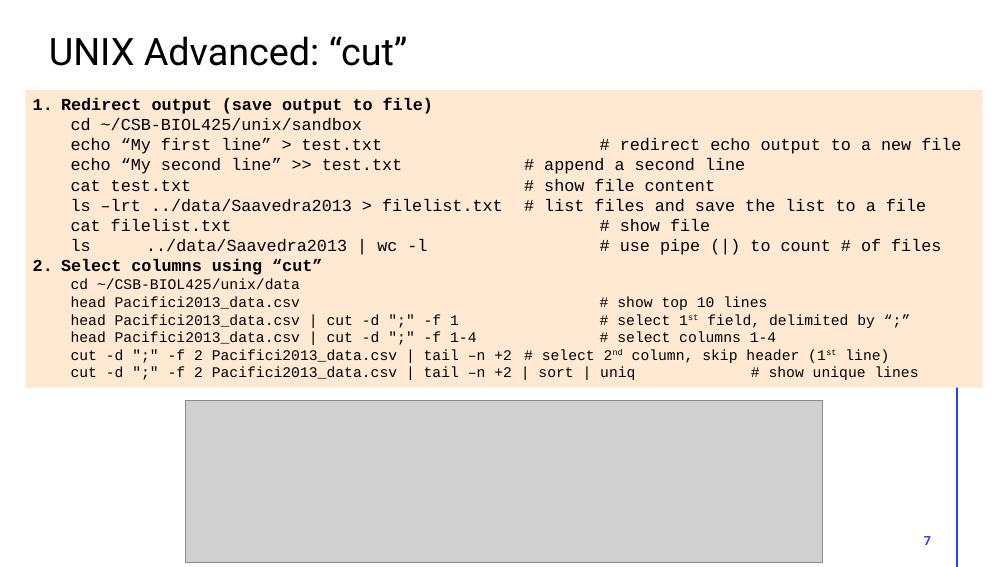
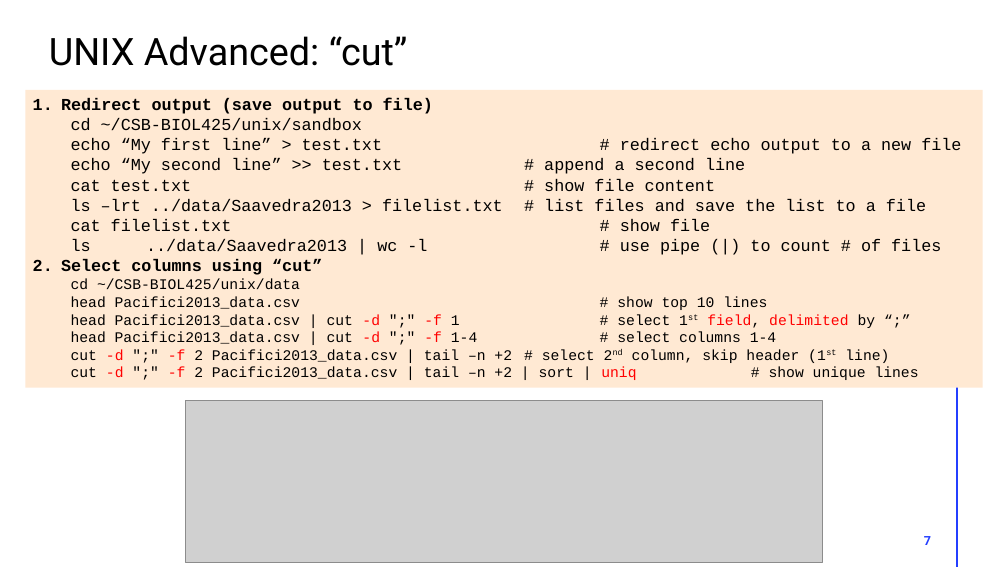
Before and after one commit to weigangq/CSB, a slide deck: slide 7 of lecture-slides/part-1-intro-unix.pptx. Drawn at 1008x567 pixels with LibreOffice and Linux fonts; fonts in the diff are those of the drawing; grey boxes stand for pictures. Boxes give left, top, right and bottom in pixels: in the first picture for what was removed or moved away, otherwise in the second. Text is boxed around its words. In the diff, an @@ line names an element or a change of style, - is before the commit and + after.

```diff
--- a/lecture-slides/part-1-intro-unix.pptx
+++ b/lecture-slides/part-1-intro-unix.pptx
@@ text in rectangle at box(71, 314, 919, 380): text colour #000000 to #FF0000 in "-d -f field, delimited", "-d -f", "-d -f", "-d -f uniq" @@
```
Also in this commit, not shown: 4 other slides changed, 2 slides added, 1 other file.
